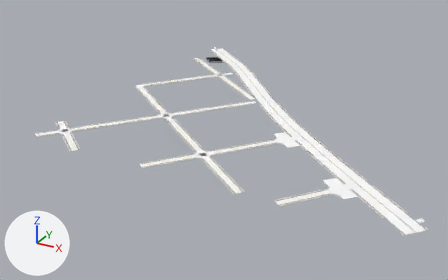
Two versions of the glTF model game/assets/city/roads/roads_0_0.gltf, one commit apart.
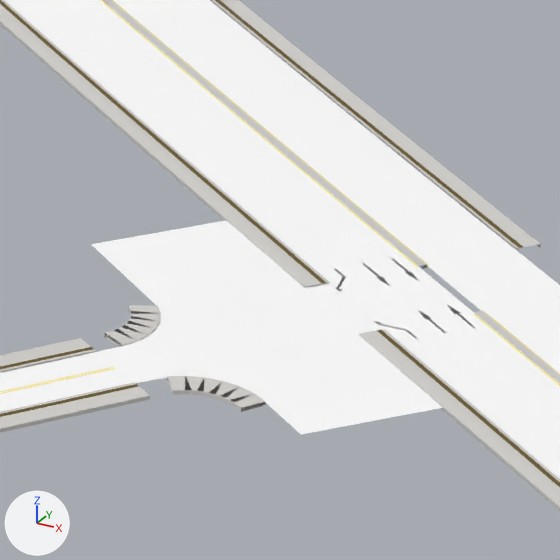
The first picture shows the older version from a 50 mm camera at (596.0, -1054.0, 332.0) aimed at (184.0, -305.0, -43.0). The close-ups show the older and then the newer version on the part from 70% to 82% of the width and 56% to 76% of the height of that picture. Only the edits that show in the close-ups are written down. Lighting does not change. The marker at lower left points along +X, +Y and +Z. Objects named as collision shapes, trigger or cutter boxes, shadow casters or lower levels of detail are left out. Vertices at exactly the same position are counted once.

In view in the first close-up: 'roads_0_0_Road_Tactile_Strip', 'roads_0_0_SH_kerb', 'roads_0_0_SH_road_marking_white', 'roads_0_0_SH_road_marking_yellow', 'roads_0_0_SH_sidewalk', 'roads_0_0_SH_wet_asphalt'.
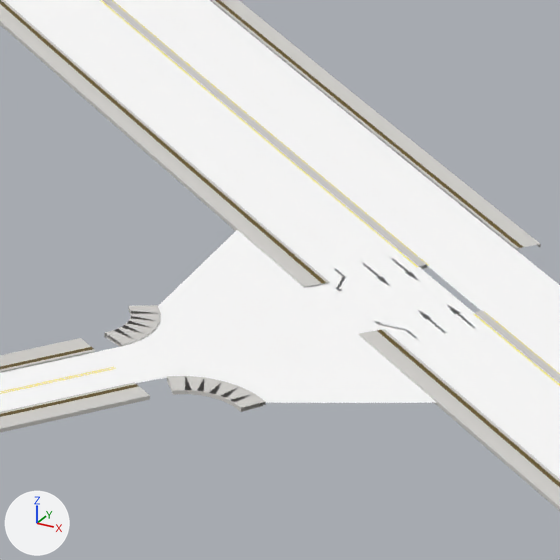
Diff of the bpy script that builds the scene:
```diff
--- a/game/assets/city/roads/roads_0_0.gltf.py
+++ b/game/assets/city/roads/roads_0_0.gltf.py
@@ me_roads_0_0_sh_wet_asphalt @@
 me_roads_0_0_sh_wet_asphalt.from_pydata(...)  # 10294 vertices, 18671 faces; spans x -11.0..517.0, y -515.0..9.0, z -20.0..0.0
 # used by ob_roads_0_0_sh_wet_asphalt; location = (0.0, 0.0, 0.0)
+# me_roads_0_0_sh_wet_asphalt part 1: 16 of 10294 vertices moved; they spanned x 387.0..440.0, y -469.0..-419.0, z 0.0 and now span x 400.0..454.0, y -461.0..-403.0, z 0.0; mean shift (9.0, 10.0, 0.0); largest move (423.0, -469.0, 0.0) -> (437.0, -453.0, 0.0)
 me_roads_0_0_sh_wet_asphalt.materials.append(mat_sh_wet_asphalt)
```

What differs and where, as boxes (x1, y1, x2, y2) in the close-ups (560 x 560 px; the box of a moved part takes in the faces that stretch with it):
part 1 of me_roads_0_0_sh_wet_asphalt, moved or reshaped
    before: (91, 221, 443, 435)
    after: (158, 230, 437, 403)
